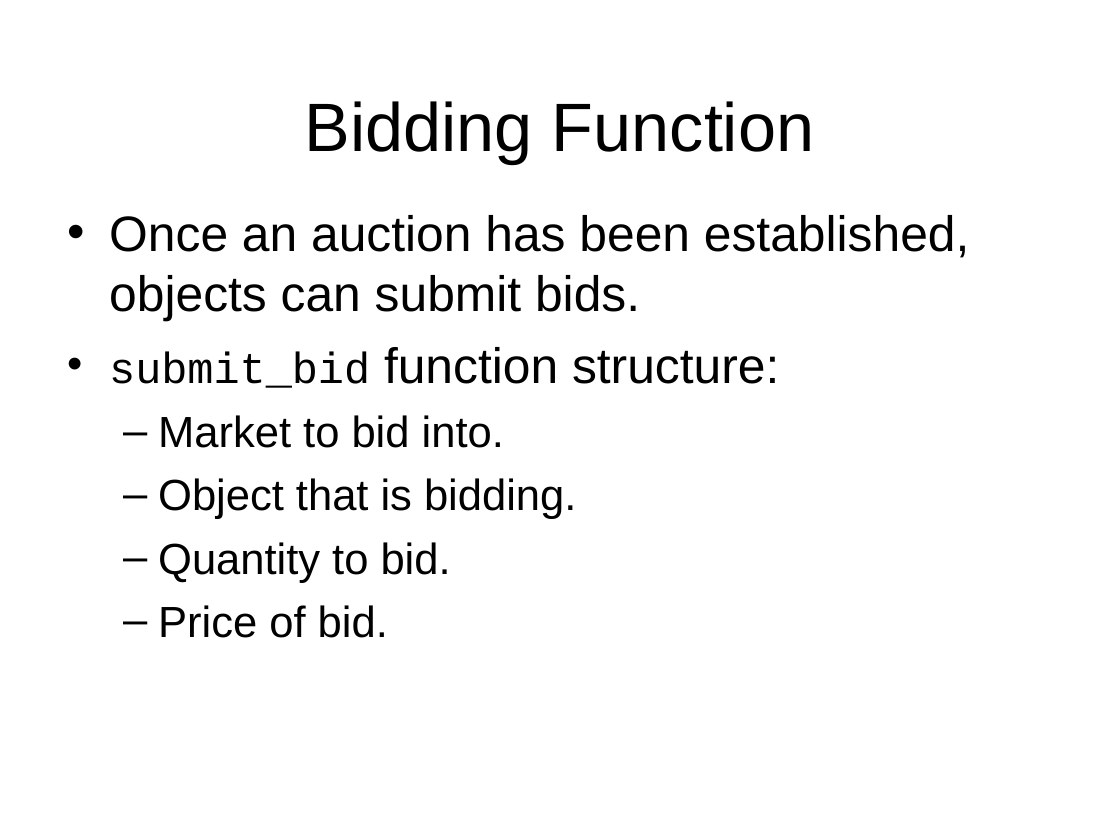
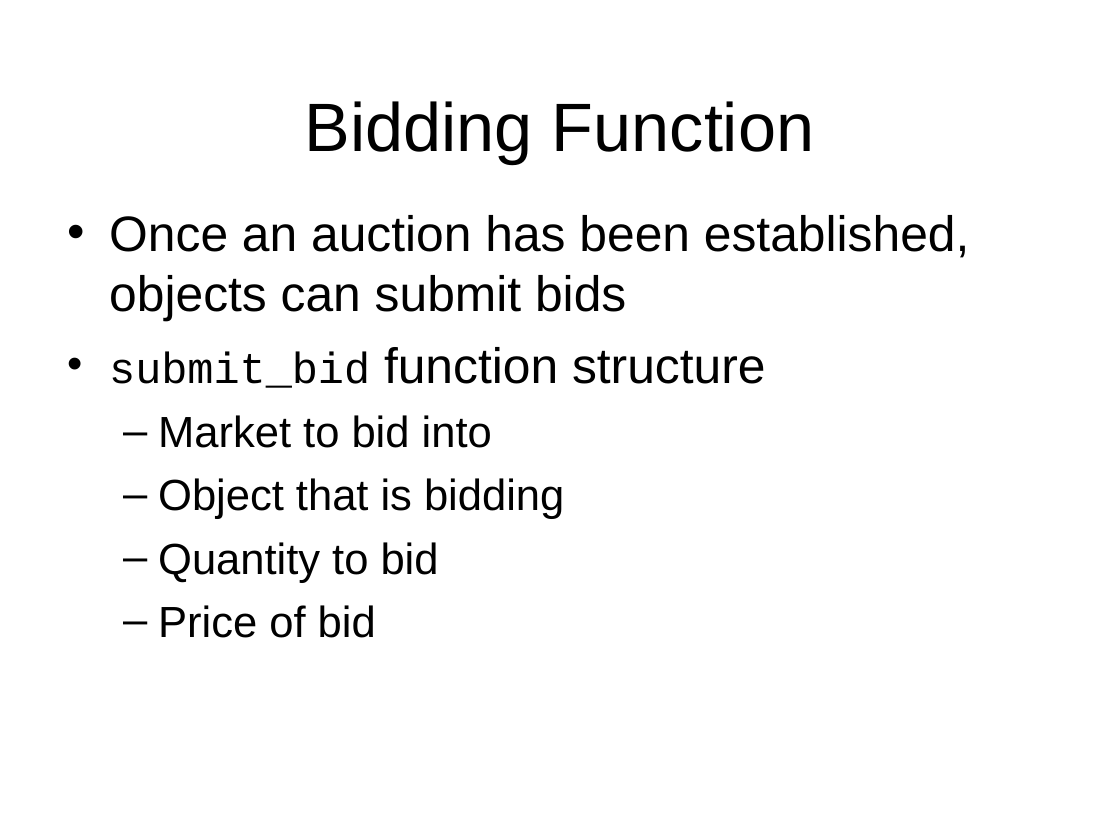
Before and after one commit to gridlab-d/course, a slide deck: slide 19 of FourDayCourse/5.1 - Market Module.ppt (slide 17 before the commit). Drawn at 1120x840 pixels with LibreOffice and Linux fonts; fonts in the diff are those of the drawing; background and template pictures are left out. Boxes give left, top, right and bottom in pixels: in the first picture for what was removed or moved away, otherwise in the second. Text is boxed around its words. In the diff, an @@ line names an element or a change of style, - is before the commit and + after.

```diff
--- a/FourDayCourse/5.1 - Market Module.ppt
+++ b/FourDayCourse/5.1 - Market Module.ppt
@@ text at (109,215,970,638): text changed @@
-• Once an auction has been established, objects can submit bids.
-• submit_bid function structure:
-  – Market to bid into.
-  – Object that is bidding.
-  – Quantity to bid.
-  – Price of bid.
+• Once an auction has been established, objects can submit bids
+• submit_bid function structure
+  – Market to bid into
+  – Object that is bidding
+  – Quantity to bid
+  – Price of bid
```
Also in this commit, not shown: 7 other slides changed, 2 slides added, 12 other files.
